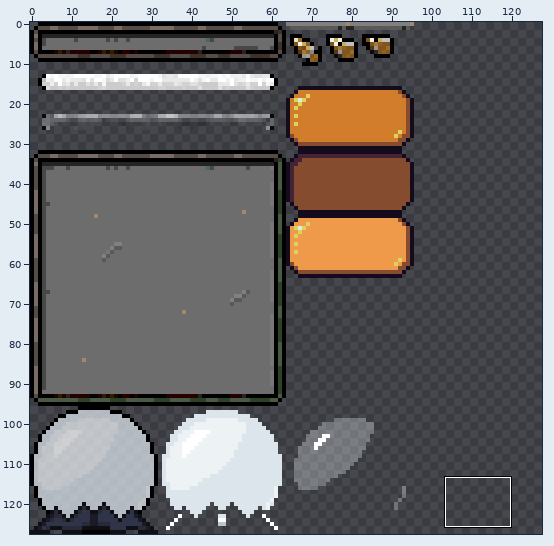
Two states of a sprite sheet, demos/imgs/ui.png. The picture above shows the old version from afar; the outline marks the close-up.
Close-up. Before the commit:
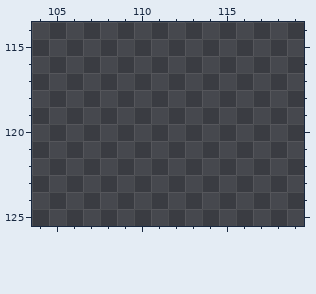
The file is 128x128 pixels. Pixels under 10% opacity are left out. Colours within 5 levels of each other are drawn and written as one. Shown: x 104..119, y 114..125. The commit also changed other parts of the picture, which this record leaves out.
The result:
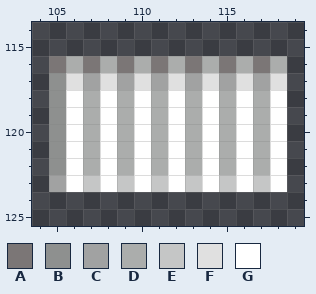
Palette (. is transparent): A #7b7676  B #8e908f  C #a1a2a2  D #abadac  E #c5c6c6  F #e0e0e0  G #ffffff
The edit:
Colour A now appears in row 116 at x 105, 107, 109, 111, 113, 115 and 117.
Colour B now appears in rows 117 to 122 at x 105.
Colour C now appears in row 117 at x 107, 109, 111, 113, 115 and 117; in row 123 at x 105.
Colour D now appears in row 116 at x 106, 108, 110, 112, 114, 116 and 118; in rows 118 to 122 at x 107, 109, 111, 113, 115 and 117.
Colour E now appears in row 123 at x 107, 109, 111, 113, 115 and 117.
Colour F now appears in row 117 at x 106, 108, 110, 112, 114, 116 and 118.
Colour G now appears in rows 118 to 123 at x 106, 108, 110, 112, 114, 116 and 118.
Pixel boxes of the changes (left, top, right, bottom) in both close-ups:
added: (49, 56, 287, 192)
